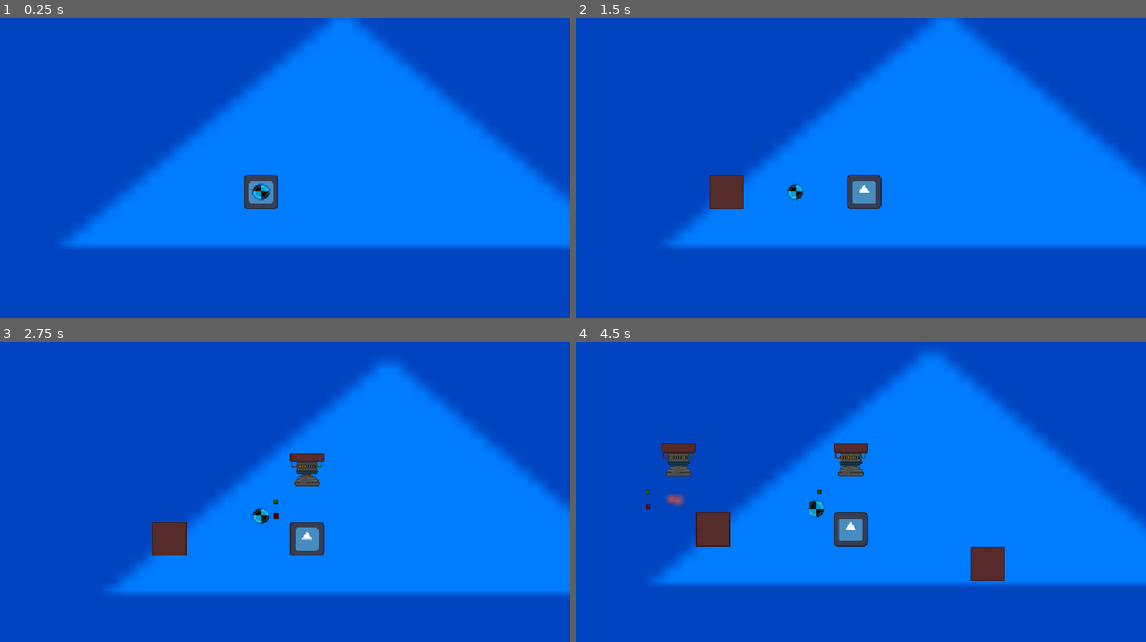
Above: before the commit, frames 1-4 (two rows, left to right).
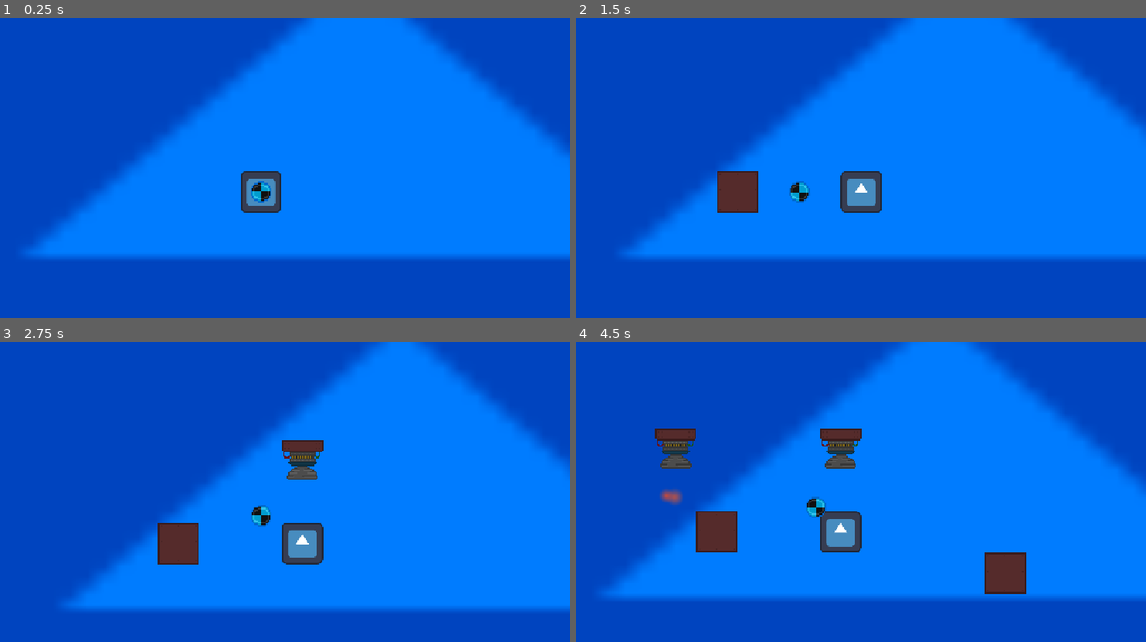
Above: after the commit, the same moments.

Repository: Luminescent-Cheese/ShipBattleBuilder
Game: Godot game, scene res://test.tscn
Two runs of this game, one before a commit and one after it. Both use one fixed random seed, a clock stepped at 60 frames per second and the inputs below. The engine's default icon, where the game draws it, is replaced by a stand-in: a white triangle on a blue panel in a dark square.
Inputs (mouse positions are in pixels of both pictures, inside the frame that each line leads up to):
- Up to frame 1 (0.25 s): no input
- Up to frame 2 (1.5 s): move the mouse to (975, 174) at 0.52 s; hold D (Thrust Right) 0.53-1.28 s; tap R (rotate) at 0.6 s; click (975, 174) at 0.67 s; tap Enter at 1.25 s; move the mouse to (712, 210) at 1.27 s; hold S (Thrust Backward) from 1.28 s (still down); tap 1 (test) at 1.35 s; click (712, 210) at 1.42 s
- Up to frame 3 (2.75 s): move the mouse to (324, 438) at 2.02 s; release S (Thrust Backward) at 2.03 s; hold D (Thrust Right) from 2.03 s (still down); tap 2 (test2) at 2.1 s; click (324, 438) at 2.17 s
- Up to frame 4 (4.5 s): move the mouse to (804, 585) at 2.77 s; release D (Thrust Right) at 2.78 s; hold S (Thrust Backward) 2.78-3.53 s; tap R (rotate) at 2.85 s; click (804, 585) at 2.92 s; tap Space at 3.5 s; move the mouse to (1020, 567) at 3.52 s; hold A (Thrust Left) from 3.53 s (still down); tap 1 (test) at 3.6 s; click (1020, 567) at 3.67 s; move the mouse to (650, 465) at 4.27 s; tap 2 (test2) at 4.35 s; click (650, 465) at 4.42 s

The runs differ from the first frame. In frame 1, 14% of the frame differs, in the area x 4-100%, y 0-81%; in frame 2, 15%; in frame 3, 16%; in frame 4, 19%, in the area x 4-100%, y 0-86%.

Commit message:
can zoom

Diff:
--- a/ship.gd
+++ b/ship.gd
@@ -5,10 +5,18 @@
 
 @onready var shipCamera = $ShipCamera
 
+@export var speed:float
+@export var current_torque: float
+
 var force_dir = [Vector2.ZERO]
 var force_pos = [Vector2.ZERO]
 
 func _process(delta: float) -> void:
+	#used to display that on the hud (future plan)
+	speed = linear_velocity.length()
+	current_torque = angular_velocity
+
+	print(speed," : ",current_torque)
 	if Input.is_action_just_pressed("test"):
 		var New_part = Ship_Part.instantiate()
 		add_child(New_part)
--- a/ship.tscn
+++ b/ship.tscn
@@ -2,6 +2,7 @@
 
 [ext_resource type="Script" uid="uid://bnxujhykk358b" path="res://ship.gd" id="1_l3rv8"]
 [ext_resource type="Texture2D" uid="uid://c3rxygp4bjcrv" path="res://icon.svg" id="2_4cq66"]
+[ext_resource type="Script" uid="uid://df8jd6m0wl5gi" path="res://ship_camera.gd" id="2_c3vuw"]
 [ext_resource type="Texture2D" uid="uid://dhxmcdpgiulrw" path="res://Center of gravity.png" id="2_v4325"]
 
 [sub_resource type="RectangleShape2D" id="RectangleShape2D_riqys"]
@@ -17,6 +18,7 @@
 
 [node name="ShipCamera" type="Camera2D" parent="." unique_id=1714904909]
 zoom = Vector2(0.5, 0.5)
+script = ExtResource("2_c3vuw")
 
 [node name="CenterOfMass" type="Sprite2D" parent="." unique_id=2033252112]
 z_index = 1
--- /dev/null
+++ b/ship_camera.gd
@@ -0,0 +1,29 @@
+extends Camera2D
+@onready var camera = $"."
+@onready var targetZoom = Vector2(0.6,0.6)
+#controls player camera movements (pan + zoom)
+func _input(event: InputEvent) -> void:
+	#changes target zoom (scroll-wheel mouse)
+	if event is InputEventMouseButton:
+		if event.button_index == MOUSE_BUTTON_WHEEL_UP:
+			zoom_in()
+		elif event.button_index == MOUSE_BUTTON_WHEEL_DOWN:
+			zoom_out()
+	#changes target zoom (Mac magic mouse)
+	if event is InputEventPanGesture:
+		var scroll_direction = sign(event.delta.y)
+		if scroll_direction > 0:
+			zoom_in()
+		elif scroll_direction < 0:
+			zoom_out()
+func _process(delta: float) -> void:
+	#interpolation for camera zoom so its smooth (and makes it so you zoom into where your mouse is)
+	camera.zoom = camera.zoom.lerp(targetZoom, 10*delta)
+
+func zoom_in():
+	if targetZoom < Vector2(1.2,1.2):
+		targetZoom += Vector2(.05,.05)
+
+func zoom_out():
+	if targetZoom > Vector2(.25,.25):
+		targetZoom -= Vector2(.05,.05)
--- a/ship_part.gd
+++ b/ship_part.gd
@@ -26,7 +26,5 @@
 
 
 func _on_thruster_forces_thrust(ThrustDirection) -> void:
-	thruster_on.emit(transform.y*-1000,global_position-get_parent().global_position)
-	$"thrust center".global_position = global_position
-	$"thrust direction".global_position = (transform.y)*200
+	thruster_on.emit(transform.y*-1250,global_position-get_parent().global_position)
 	#print("thrust center = %s, dir = %s" % [$"thrust center".global_position, $"thrust direction".global_position])
--- a/thruster.tscn
+++ b/thruster.tscn
@@ -3,7 +3,6 @@
 [ext_resource type="PackedScene" uid="uid://bnvbyi3c63nr1" path="res://ship_part.tscn" id="1_bda3k"]
 [ext_resource type="Script" uid="uid://wxbdw2v2whqx" path="res://thruster_forces.gd" id="2_as1lm"]
 [ext_resource type="Texture2D" uid="uid://d3t17lm7qlfk2" path="res://thruster.png" id="2_bima3"]
-[ext_resource type="Texture2D" uid="uid://c3rxygp4bjcrv" path="res://icon.svg" id="4_as1lm"]
 
 [sub_resource type="Gradient" id="Gradient_bima3"]
 offsets = PackedFloat32Array(0, 0.14457831)
@@ -52,19 +51,6 @@
 script = ExtResource("2_as1lm")
 
 [node name="BaseShipSprite" parent="." index="3" unique_id=1416035950]
-texture_filter = 1
 texture = ExtResource("2_bima3")
 
-[node name="thrust center" type="Sprite2D" parent="." index="4" unique_id=1360516702]
-modulate = Color(0.089197926, 0.76577485, 7.70092e-07, 1)
-position = Vector2(-116.5, 117.5)
-scale = Vector2(0.1171875, 0.1328125)
-texture = ExtResource("4_as1lm")
-
-[node name="thrust direction" type="Sprite2D" parent="." index="5" unique_id=1642951936]
-modulate = Color(1, 0, 0, 1)
-position = Vector2(-114.5, 170.5)
-scale = Vector2(0.14843754, 0.14843747)
-texture = ExtResource("4_as1lm")
-
 [connection signal="thrust" from="ThrustForces" to="." method="_on_thruster_forces_thrust"]
Not shown, added: ship_camera.gd.uid
